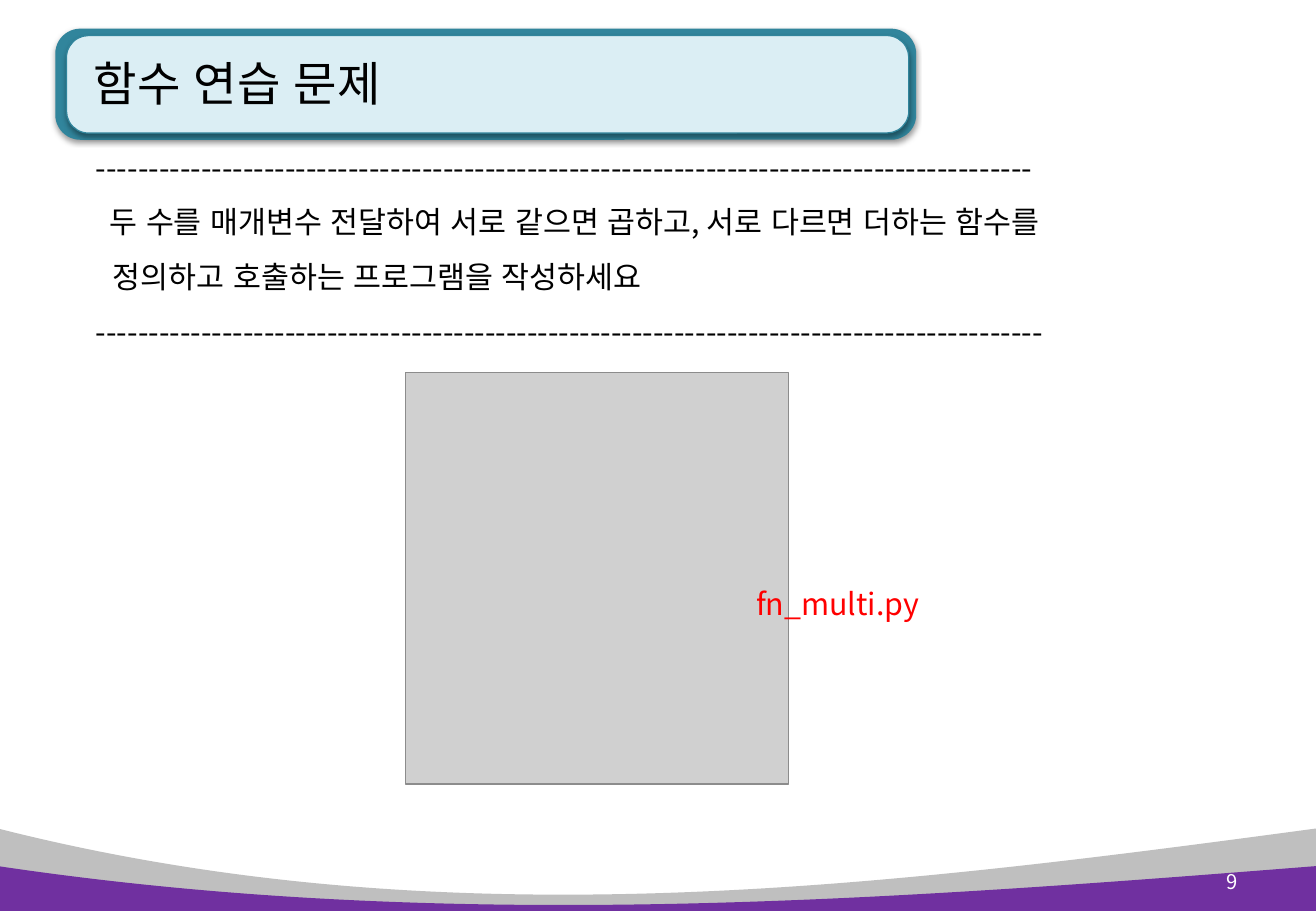
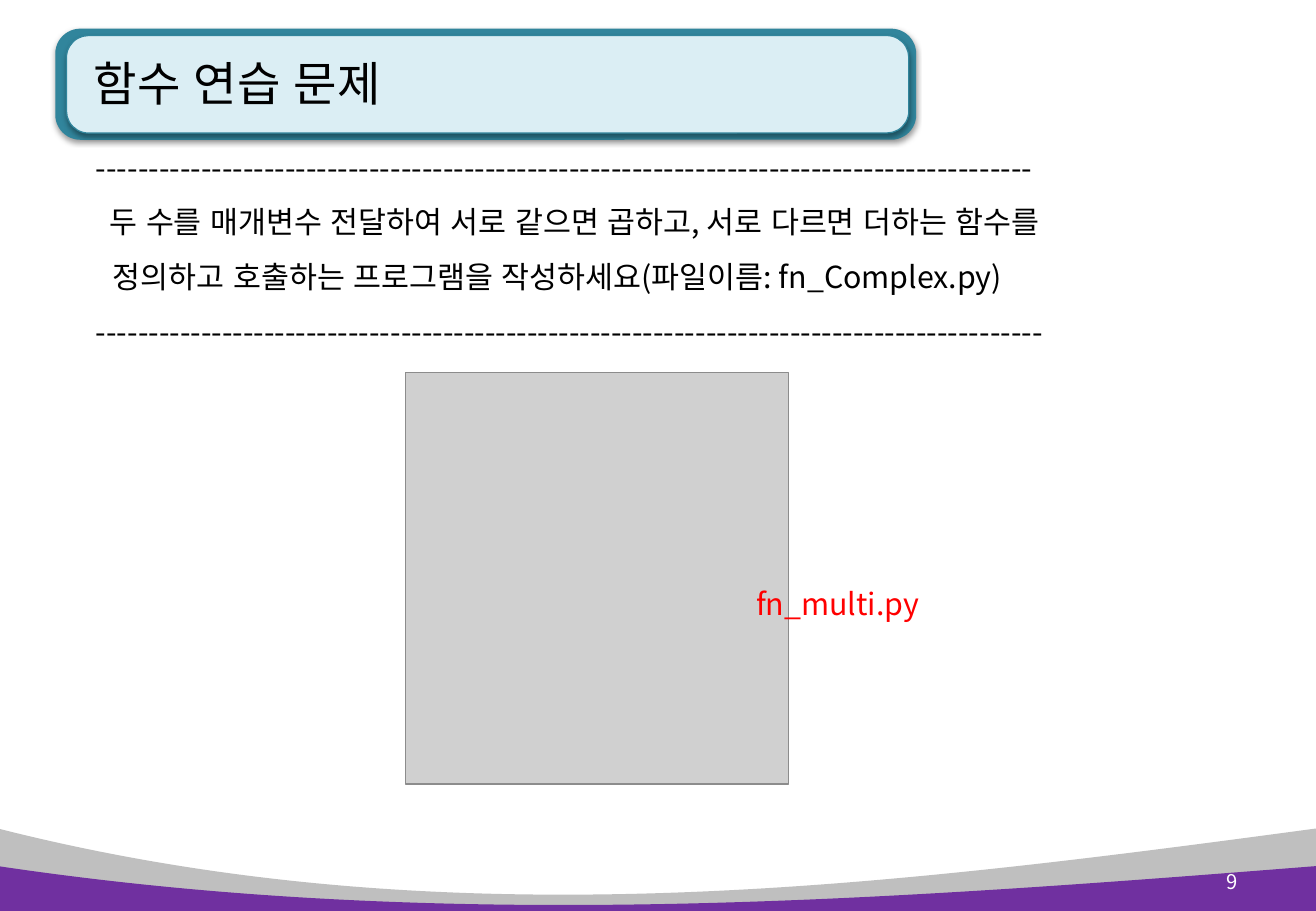
Before and after one commit to kiyongee2/green_pyworks, a slide deck: slide 9 of python_ppt_2023/Python 5장. 함수.pptx. Drawn at 1316x911 pixels with LibreOffice and Linux fonts; fonts in the diff are those of the drawing; grey boxes stand for pictures. Boxes give left, top, right and bottom in pixels: in the first picture for what was removed or moved away, otherwise in the second. Text is boxed around its words. In the diff, an @@ line names an element or a change of style, - is before the commit and + after.

```diff
--- a/python_ppt_2023/Python 5장. 함수.pptx
+++ b/python_ppt_2023/Python 5장. 함수.pptx
@@ text at box(113, 262, 1002, 295): text changed @@
-정의하고 호출하는 프로그램을 작성하세요
+정의하고 호출하는 프로그램을 작성하세요(파일이름: fn_Complex.py)
```
Also in this commit, not shown: 21 other files.
